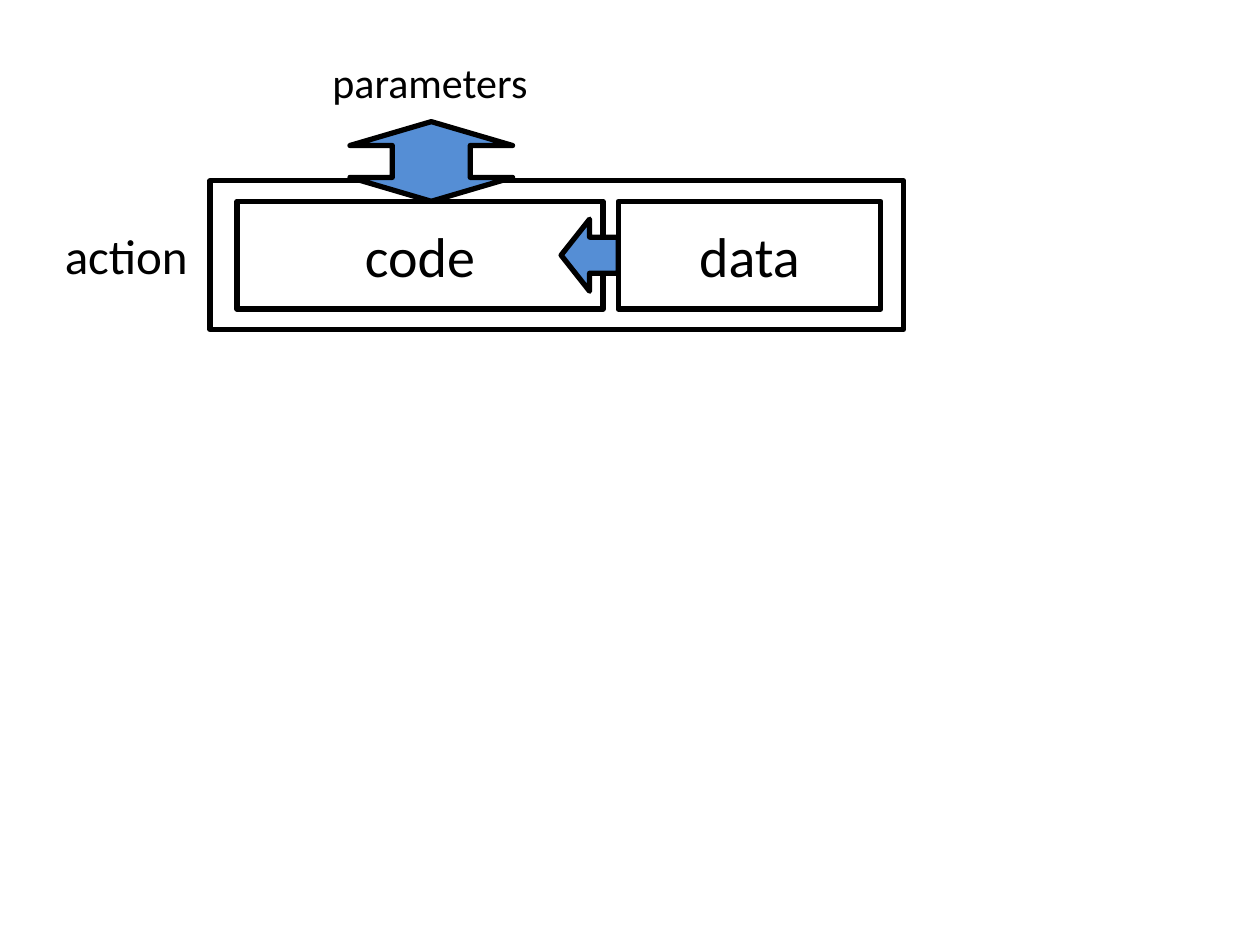
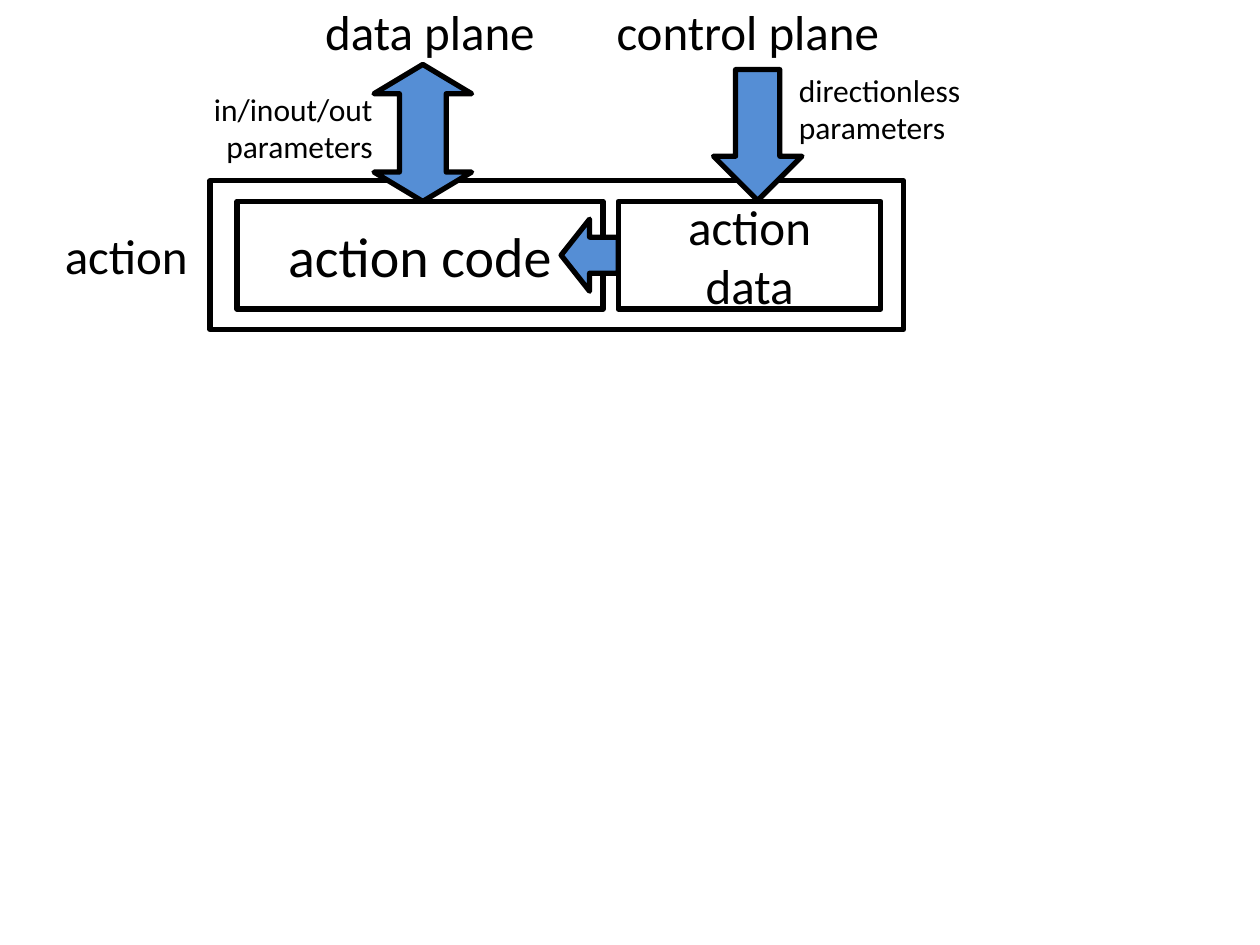
Before and after one commit to p4lang/p4-spec, a slide deck: slide 17 of v1.2/spec/P4v1.2-spec.pptx. Drawn at 1260x945 pixels with LibreOffice and Linux fonts; fonts in the diff are those of the drawing. Boxes give left, top, right and bottom in pixels: in the first picture for what was removed or moved away, otherwise in the second. Text is boxed around its words. In the diff, an @@ line names an element or a change of style, - is before the commit and + after.

```diff
--- a/v1.2/spec/P4v1.2-spec.pptx
+++ b/v1.2/spec/P4v1.2-spec.pptx
@@ text added at bbox=[325, 16, 534, 58], 28 pt, text #000000 @@
+data plane
@@ text added at bbox=[617, 16, 879, 58], 28 pt, text #000000 @@
+control plane
@@ up down arrow: place and size @@
-up down arrow at bbox=[350, 122, 513, 202]
+up down arrow at bbox=[374, 64, 472, 202]
@@ left arrow added at bbox=[713, 69, 801, 200], fill #558ED5, outline #000000 3 pt @@
@@ text added at bbox=[799, 80, 960, 144], 18 pt, text #000000 @@
+directionless
+parameters
@@ text at bbox=[214, 94, 373, 163]: text changed; size 24 to 18 pt @@
-parameters
+in/inout/out
+parameters
@@ text in rectangle at bbox=[288, 238, 551, 278]: text changed @@
-code
+action code
@@ text in rectangle at bbox=[688, 211, 811, 312]: text changed; size 32 to 28 pt @@
-data
+action
+data
```
Also in this commit, not shown: 2 other slides changed, 2 other files.
